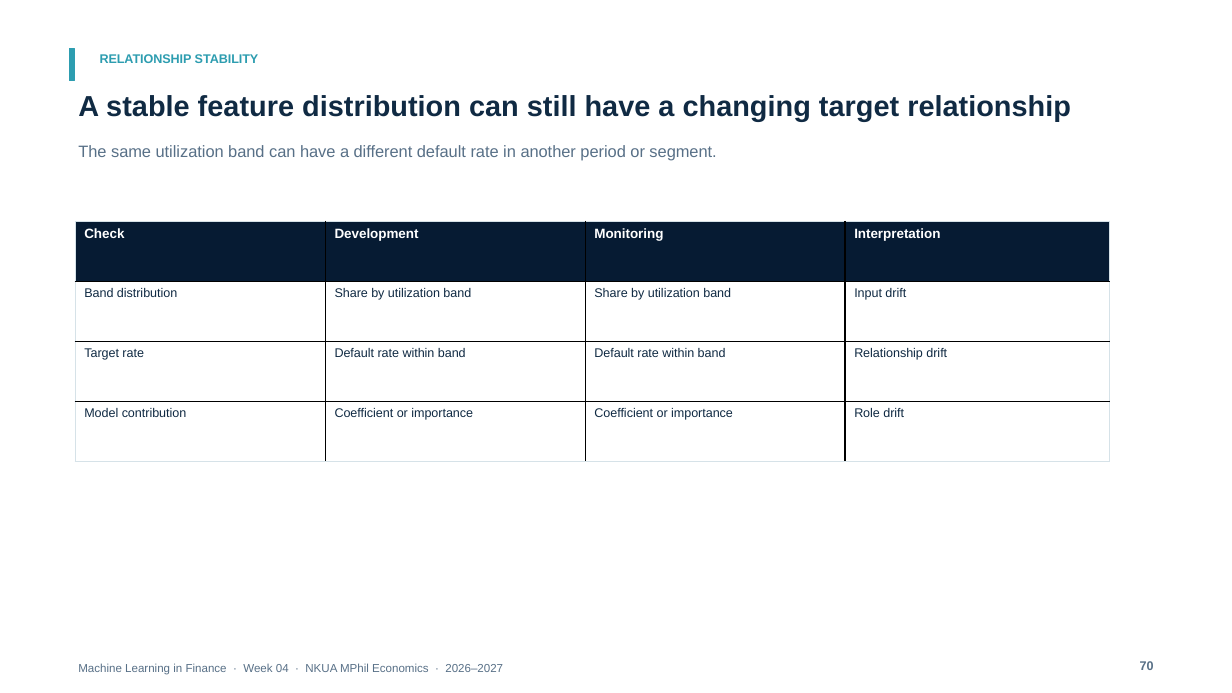
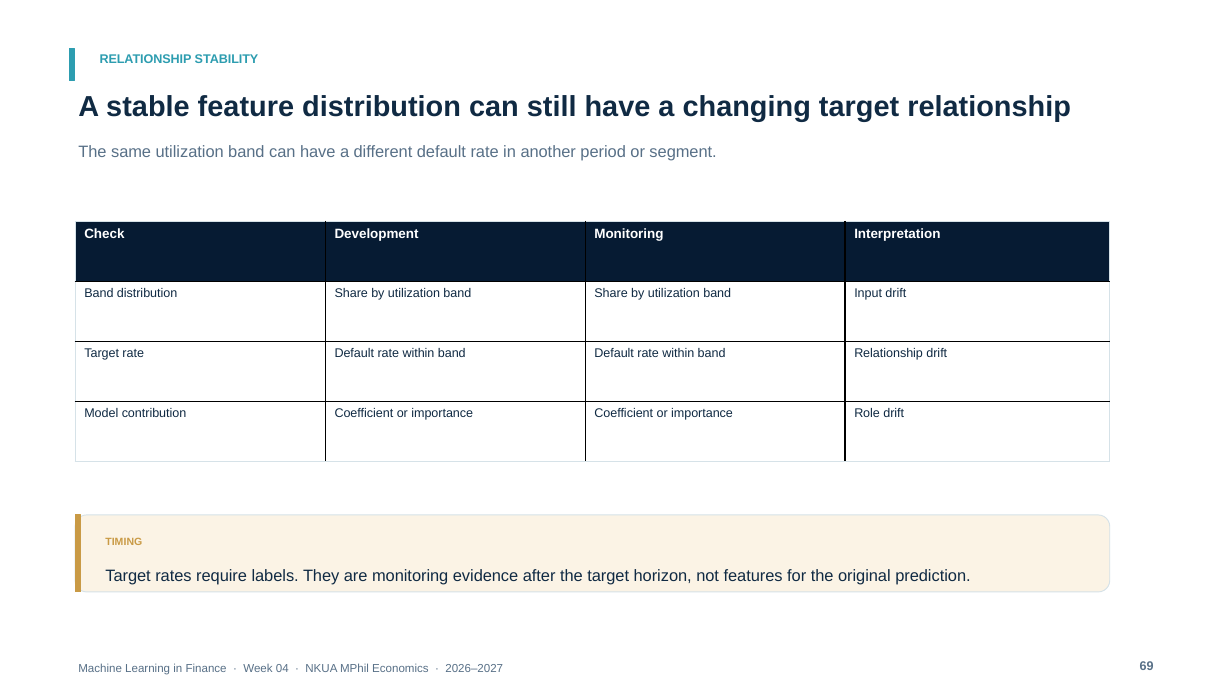
Before and after one commit to fkottas/Teaching-Courses, a slide deck: slide 69 of Machine Learning in Finance/2026-2027/lectures/week-04/slides/Lecture_04_Feature_Engineering_for_Financial_Data_2026-2027.pptx (slide 70 before the commit). Drawn at 1232x693 pixels with LibreOffice and Linux fonts; fonts in the diff are those of the drawing. Boxes give left, top, right and bottom in pixels: in the first picture for what was removed or moved away, otherwise in the second. Text is boxed around its words. In the diff, an @@ line names an element or a change of style, - is before the commit and + after.

```diff
--- a/Machine Learning in Finance/2026-2027/lectures/week-04/slides/Lecture_04_Feature_Engineering_for_Financial_Data_2026-2027.pptx
+++ b/Machine Learning in Finance/2026-2027/lectures/week-04/slides/Lecture_04_Feature_Engineering_for_Financial_Data_2026-2027.pptx
@@ rounded rectangle added at bbox=[75, 515, 1110, 592], fill #FBF3E5, outline #D6E2E8 0.75 pt @@
@@ rectangle added at bbox=[75, 515, 80, 592], fill #C99A45, outline #C99A45 0.75 pt @@
@@ text added at bbox=[105, 538, 142, 545], 8.2 pt, text #C99A45, bold @@
+TIMING
@@ text added at bbox=[105, 569, 970, 584], 12.8 pt, text #102A43 @@
+Target rates require labels. They are monitoring evidence after the target horizon, not features for the original prediction.
@@ text at bbox=[1140, 661, 1154, 670]: text changed @@
-70
+69
```
Also in this commit, not shown: 2 other slides changed, 9 slides added, 9 slides removed, 8 other files.
